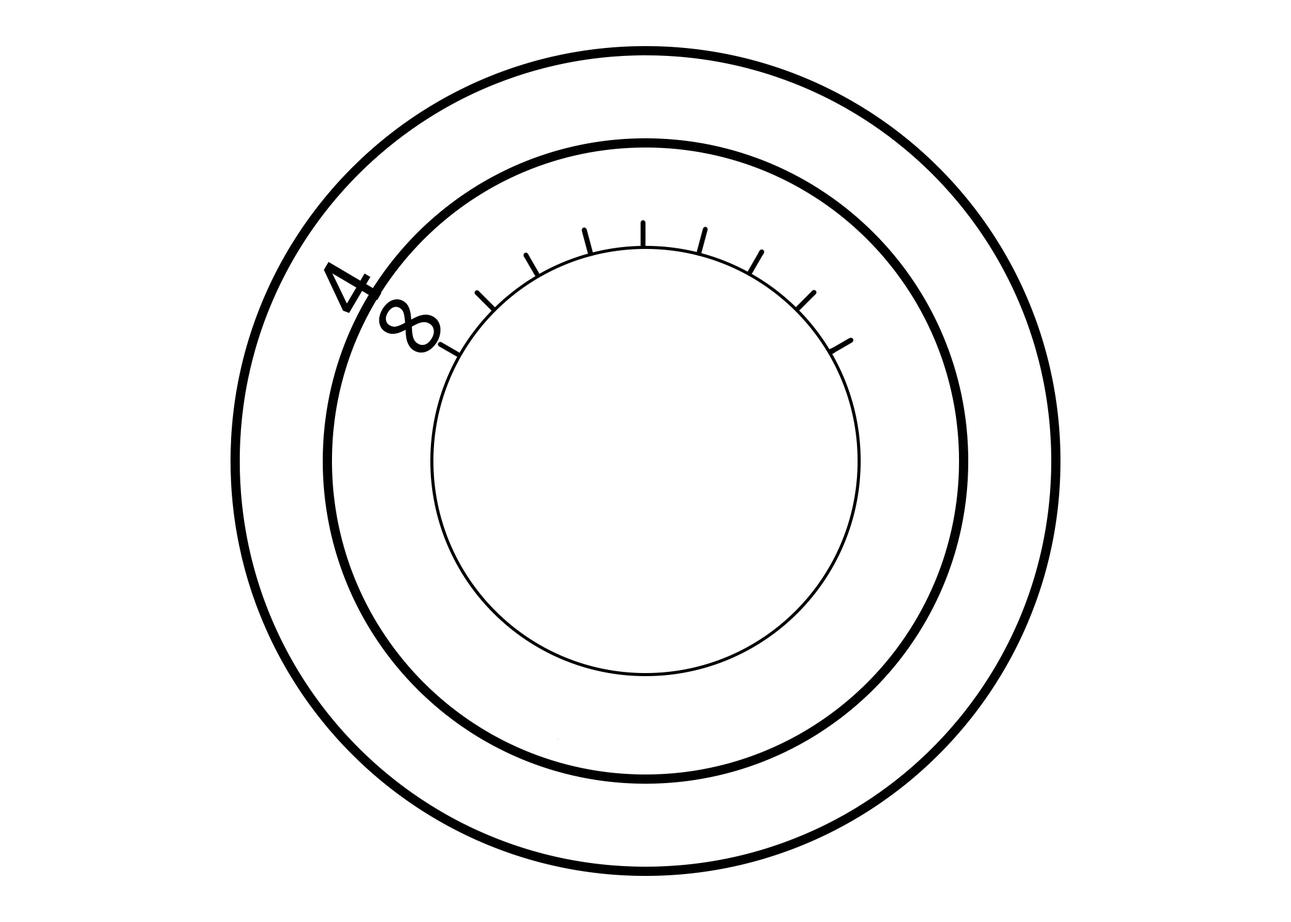
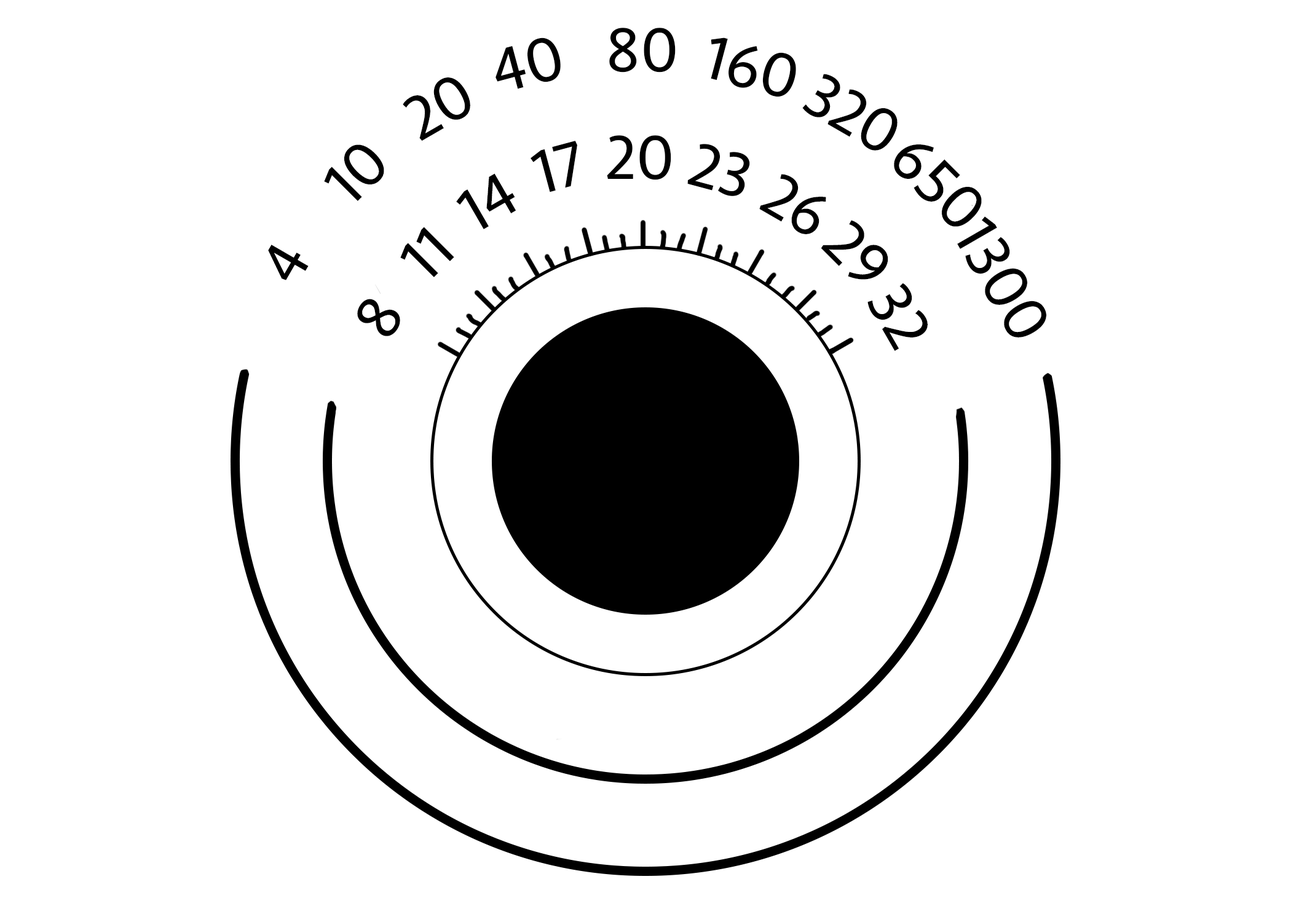
The second 1291px x 922px image is a revision of the first. Changes to its layers:
added layer "20. 14" above "10. 11" over [402, 77, 517, 230]
added layer "10. 11" above "3000 32" over [324, 144, 455, 278]
added layer "3000 32" above "640 29" over [867, 216, 1047, 352]
added layer "640 29" above "320 26" over [821, 144, 983, 280]
added layer "320 26" above "160 23" over [759, 73, 898, 235]
added layer "160 23" above "80 20" over [687, 37, 797, 197]
added layer "80 20" above "40 17" over [606, 27, 676, 181]
added layer "40 17" above "4 8" over [495, 37, 578, 193]
painted on "4 8" over [268, 244, 441, 354]
added layer "Ellipse 1 copy 3" above "Layer 1" over [491, 307, 800, 615]
added layer "Layer 2" above "Ellipse 2 copy" over [239, 27, 1053, 439]
painted on "Ellipse 1 copy" over [394, 140, 868, 769]
